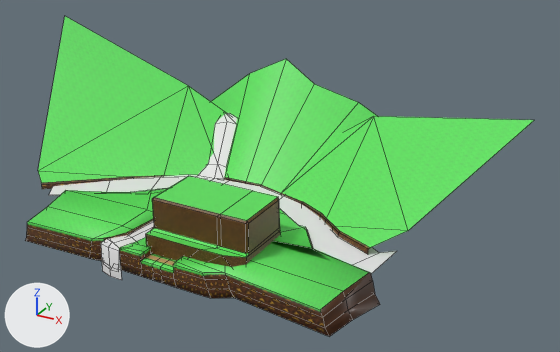
The FBX model Assets/Model/Levels/Worlds/World1/World1.fbx: old version first, new version second.
Camera for both pictures: a 50 mm lens placed at (86.1, -107.7, 79.0), pointed at (8.8, 32.9, 8.8). The lights are fixed; the arrows at lower left show +X, +Y and +Z. Mesh edges are drawn as thin lines.

The scene before the commit, as lines of its bpy script (objects in view):
```python
me_cube = bpy.data.meshes.new('Cube')
me_cube.from_pydata(...)  # 280 vertices, 215 faces; spans x -62.0..58.8, y -2.5..60.0, z -11.6..35.5
# faces by material slot: [54, 66, 92, 3]
me_cube.materials.append(mat_grasstop)  # picture img_roughgrass_png
me_cube.materials.append(mat_grass)  # picture img_roughdirtgrass_png
me_cube.materials.append(mat_dirt)  # picture img_roughdirt_png
me_cube.materials.append(mat_grasspath)  # picture img_roughpath_png
me_cube_001 = bpy.data.meshes.new('Cube.001')
me_cube_001.from_pydata(...)  # 40 vertices, 43 faces; spans x -5.0..17.9, y 1.2..17.5, z -0.1..12.4
# faces by material slot: [8, 35]
me_cube_001.materials.append(mat_grasstop)  # picture img_roughgrass_png
me_cube_001.materials.append(mat_dirt)  # picture img_roughdirt_png
me_plane_001 = bpy.data.meshes.new('Plane.001')
me_plane_001.from_pydata(...)  # 35 vertices, 18 faces; spans x -44.4..40.3, y -2.0..49.8, z 1.6..13.1
me_plane_001.materials.append(mat_water)  # white #e7e7e7
ob_cube = bpy.data.objects.new('Cube', me_cube)
ob_cube.location = (0.0, 0.0, 0.0)
ob_cube_001 = bpy.data.objects.new('Cube.001', me_cube_001)
ob_cube_001.location = (0.0, 0.0, 0.0)
ob_water = bpy.data.objects.new('Water', me_plane_001)
ob_water.location = (0.0, 0.0, 0.0)
# also in view: 'WaterFall' at (-13.5, 25.8, 4.3)
```
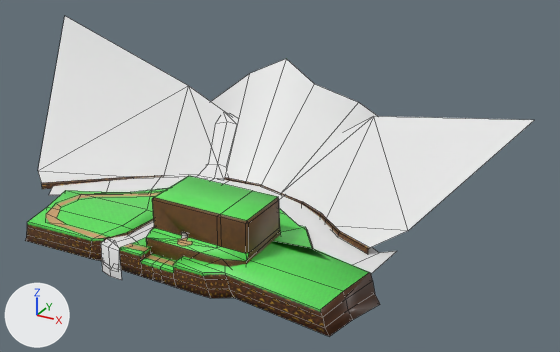
Boxes [x1, y1, x2, y2] around the edits, measured in the pictures (560 x 352 px):
```json
{"part": 1, "of": "me_cube", "change": "built on", "before": [28, 188, 168, 239], "after": [28, 188, 168, 239]}
{"part": 2, "of": "me_cube", "change": "recoloured", "before": [95, 237, 149, 252], "after": [95, 237, 149, 252]}
{"part": 3, "of": "me_cube", "change": "recoloured", "before": [38, 16, 534, 248], "after": [38, 16, 534, 248], "on screen": "green to white"}
{"part": 4, "of": "me_cube_001", "change": "built on", "before": [146, 200, 281, 267], "after": [146, 200, 281, 267]}
```

Edits to the scene script, one JSON object a line:
```json
{"op": "add", "block": "mat_cave", "code": ["mat_cave = principled_material('Cave')", "mat_cave.base_color = (0.8, 0.8, 0.8)  # white #e7e7e7"]}
{"op": "add", "block": "mat_darkgrass", "code": ["mat_darkgrass = principled_material('DarkGrass')", "mat_darkgrass.base_color = (0.8, 0.8, 0.8)  # white #e7e7e7"]}
{"block": "me_cube_001", "where": "# used by ob_cube_001; location = (0.0, 0.0, 0.0)"}
{"op": "remove", "block": "me_cube_001", "code": "me_cube_001.from_pydata(...)  # 40 vertices, 43 faces; spans x -5.0..17.9, y 1.2..17.5, z -0.1..12.4"}
{"op": "add", "block": "me_cube_001", "code": "me_cube_001.from_pydata(...)  # 69 vertices, 64 faces; spans x -5.0..17.9, y 1.2..17.5, z -0.1..12.4"}
{"block": "me_cube_001", "change": "me_cube_001 part 4"}
{"block": "me_cube_001", "change": "1 vertex is removed from x -4.8, y 1.2, z 5.3"}
{"block": "me_cube_001", "change": "6 faces are deleted"}
{"block": "me_cube_001", "change": "3 vertices in x 8.3..17.8, y 1.2..3.3, z 5.0..5.3 move by (0.0, 0.0, -0.8)"}
{"block": "me_cube_001", "change": "30 vertices are added at x -4.8..5.6, y 1.2..7.4, z 4.0..6.7"}
{"block": "me_cube_001", "change": "4 new faces join them, mat_dirt (picture img_roughdirt_png)"}
{"block": "me_cube_001", "change": "8 new faces join them, mat_grasstop (picture img_roughgrass_png)"}
{"block": "me_cube_001", "change": "11 new faces join them, mat_cave (white #e7e7e7)"}
{"block": "me_cube_001", "change": "4 new faces join them, mat_grasspath (picture img_roughpath_png)"}
{"block": "me_cube_001", "change": "me_cube_001 part 5: the surface is now shaded smooth"}
{"op": "add", "block": "me_cube_001", "code": "me_cube_001.materials.append(mat_grasspath)  # picture img_roughpath_png"}
{"op": "add", "block": "me_cube_001", "code": "me_cube_001.materials.append(mat_cave)  # white #e7e7e7"}
{"block": "me_cube", "where": "# used by ob_cube; location = (0.0, 0.0, 0.0)"}
{"op": "remove", "block": "me_cube", "code": "me_cube.from_pydata(...)  # 280 vertices, 215 faces; spans x -62.0..58.8, y -2.5..60.0, z -11.6..35.5"}
{"op": "add", "block": "me_cube", "code": "me_cube.from_pydata(...)  # 300 vertices, 228 faces; spans x -62.0..58.8, y -2.5..60.0, z -11.6..35.5"}
{"block": "me_cube", "change": "me_cube part 1"}
{"block": "me_cube", "change": "7 faces are deleted"}
{"block": "me_cube", "change": "20 vertices are added at x -34.6..-11.9, y -1.2..22.3, z 2.5..3.7"}
{"block": "me_cube", "change": "9 new faces join them, mat_grasspath (picture img_roughpath_png)"}
{"block": "me_cube", "change": "1 new face joins them, mat_grass (picture img_roughdirtgrass_png)"}
{"block": "me_cube", "change": "9 new faces join them, mat_grasstop (picture img_roughgrass_png)"}
{"block": "me_cube", "change": "1 new face joins them, mat_dirt (picture img_roughdirt_png)"}
{"block": "me_cube", "change": "me_cube part 2: 2 faces spanning x -16.7..-3.7, y -1.7..1.0, z 2.5..2.7 switch from mat_grasstop (picture img_roughgrass_png) to mat_grasspath (picture img_roughpath_png)"}
{"block": "me_cube", "change": "me_cube part 3: 15 faces spanning x -62.0..58.8, y 12.5..60.0, z -11.6..35.5 switch from mat_grasstop (picture img_roughgrass_png) to mat_darkgrass (white #e7e7e7)"}
```
